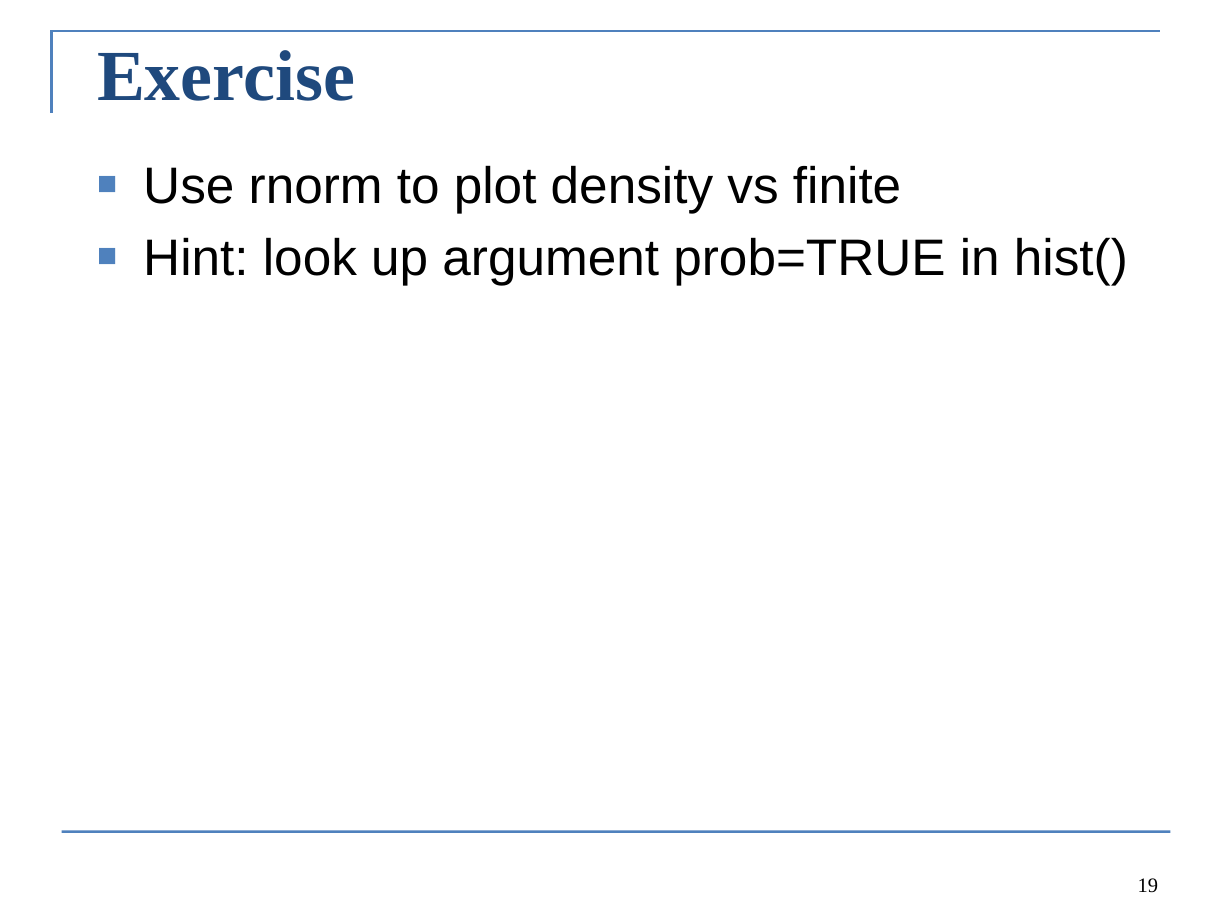
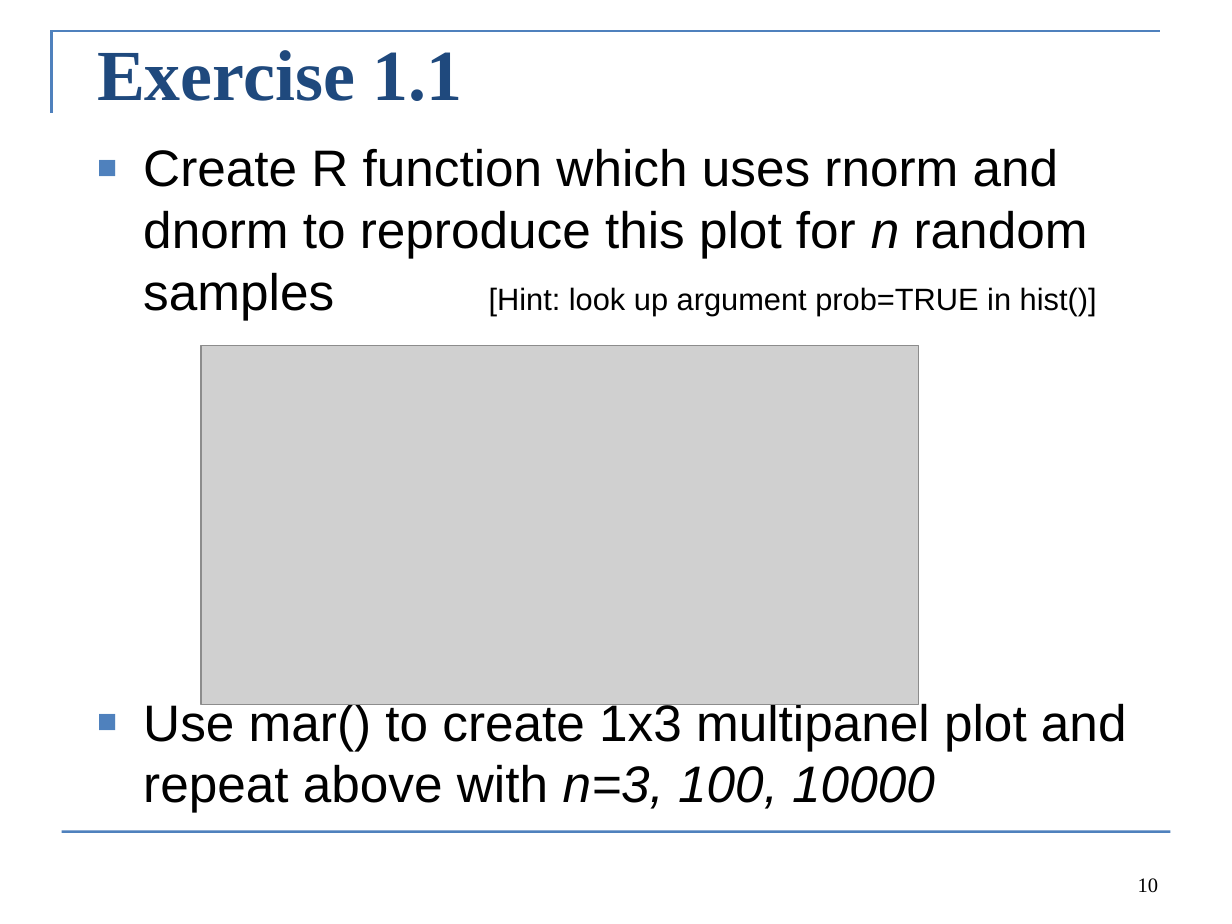
Before and after one commit to colemonnahan/bayes_workshop, a slide deck: slide 10 of dia1/lecture1_probability.pptx (slide 19 before the commit). Drawn at 1232x924 pixels with LibreOffice and Linux fonts; fonts in the diff are those of the drawing; grey boxes stand for pictures. Boxes give left, top, right and bottom in pixels: in the first picture for what was removed or moved away, otherwise in the second. Text is boxed around its words. In the diff, an @@ line names an element or a change of style, - is before the commit and + after.

```diff
--- a/dia1/lecture1_probability.pptx
+++ b/dia1/lecture1_probability.pptx
@@ title at [97, 50, 463, 101]: text changed @@
-Exercise
+Exercise 1.1
@@ text added at [143, 148, 1127, 812], 30 pt, text #000000 @@
+■ Create R function which uses rnorm and dnorm to reproduce this plot for n random samples
+■ Use mar() to create 1x3 multipanel plot and repeat above with n=3, 100, 10000
@@ text removed at [143, 165, 1128, 285] @@
-■ Use rnorm to plot density vs finite
-■ Hint: look up argument prob=TRUE in hist()
@@ text added at [489, 287, 1097, 316], 18 pt, text #000000 @@
+[Hint: look up argument prob=TRUE in hist()]
@@ picture added at [201, 345, 919, 703] @@
@@ page number at [1138, 878, 1158, 893]: text changed @@
-19
+10
```
Also in this commit, not shown: 3 other slides changed, 2 slides added, 11 slides removed, 8 other files.
